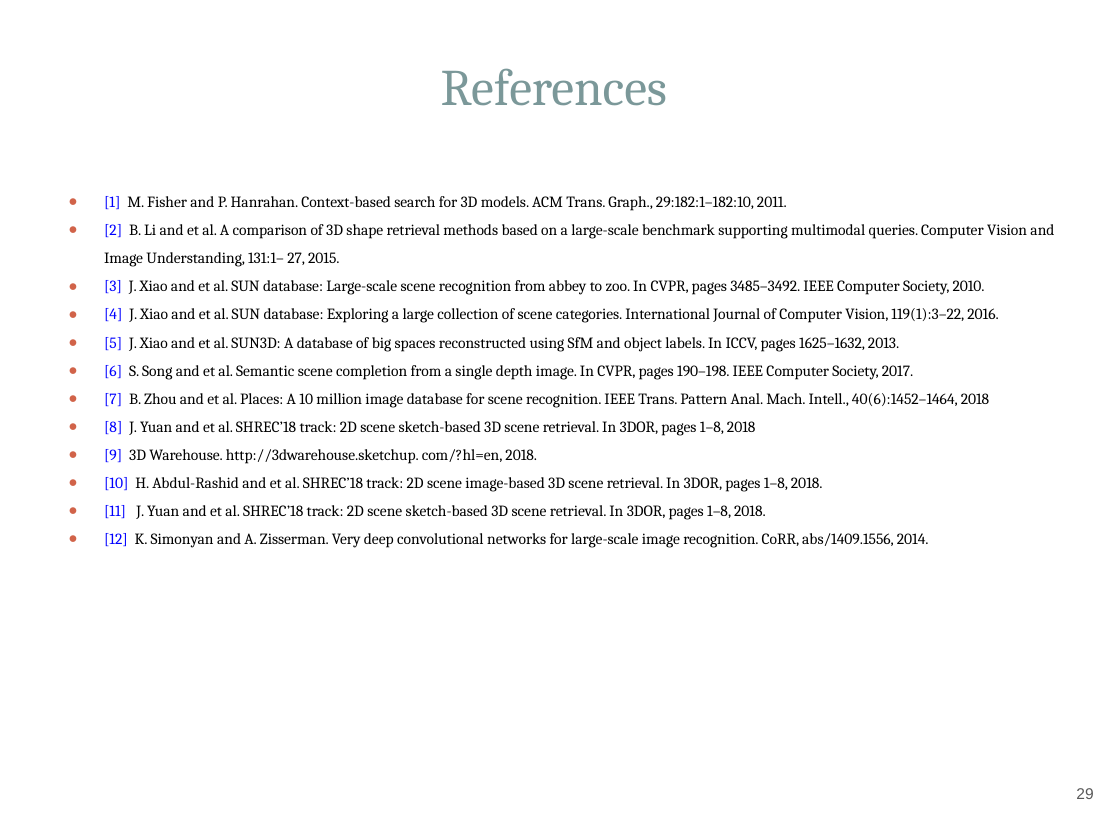
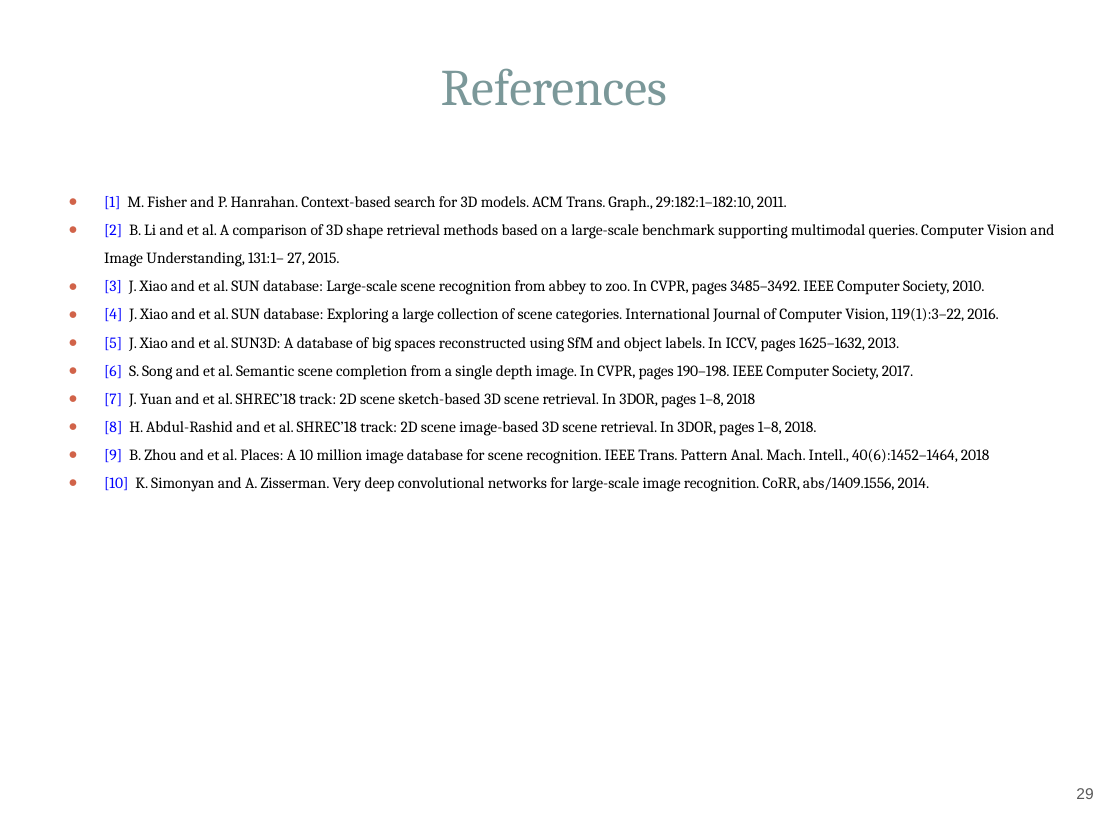
Before and after one commit to Hammania689/shrec_2019, a slide deck: slide 29 of mipr_slides/MIPR.pptx. Drawn at 1120x840 pixels with LibreOffice and Linux fonts; fonts in the diff are those of the drawing. Boxes give left, top, right and bottom in pixels: in the first picture for what was removed or moved away, otherwise in the second. Text is boxed around its words. In the diff, an @@ line names an element or a change of style, - is before the commit and + after.

```diff
--- a/mipr_slides/MIPR.pptx
+++ b/mipr_slides/MIPR.pptx
@@ text at (104,393,989,492): text changed @@
-● [7] B. Zhou and et al. Places: A 10 million image database for scene recognition. IEEE Trans. Pattern Anal. Mach. Intell., 40(6):1452–1464, 2018
-● [8] J. Yuan and et al. SHREC’18 track: 2D scene sketch-based 3D scene retrieval. In 3DOR, pages 1–8, 2018
-● [9] 3D Warehouse. http://3dwarehouse.sketchup. com/?hl=en, 2018.
-● [10] H. Abdul-Rashid and et al. SHREC’18 track: 2D scene image-based 3D scene retrieval. In 3DOR, pages 1–8, 2018.
-● [11] J. Yuan and et al. SHREC’18 track: 2D scene sketch-based 3D scene retrieval. In 3DOR, pages 1–8, 2018.
-● [12] K. Simonyan and A. Zisserman. Very deep convolutional networks for large-scale image recognition. CoRR, abs/1409.1556, 2014.
+● [7] J. Yuan and et al. SHREC’18 track: 2D scene sketch-based 3D scene retrieval. In 3DOR, pages 1–8, 2018
+● [8] H. Abdul-Rashid and et al. SHREC’18 track: 2D scene image-based 3D scene retrieval. In 3DOR, pages 1–8, 2018.
+● [9] B. Zhou and et al. Places: A 10 million image database for scene recognition. IEEE Trans. Pattern Anal. Mach. Intell., 40(6):1452–1464, 2018
+● [10] K. Simonyan and A. Zisserman. Very deep convolutional networks for large-scale image recognition. CoRR, abs/1409.1556, 2014.
```
Also in this commit, not shown: 3 other slides changed, 3 other files.
